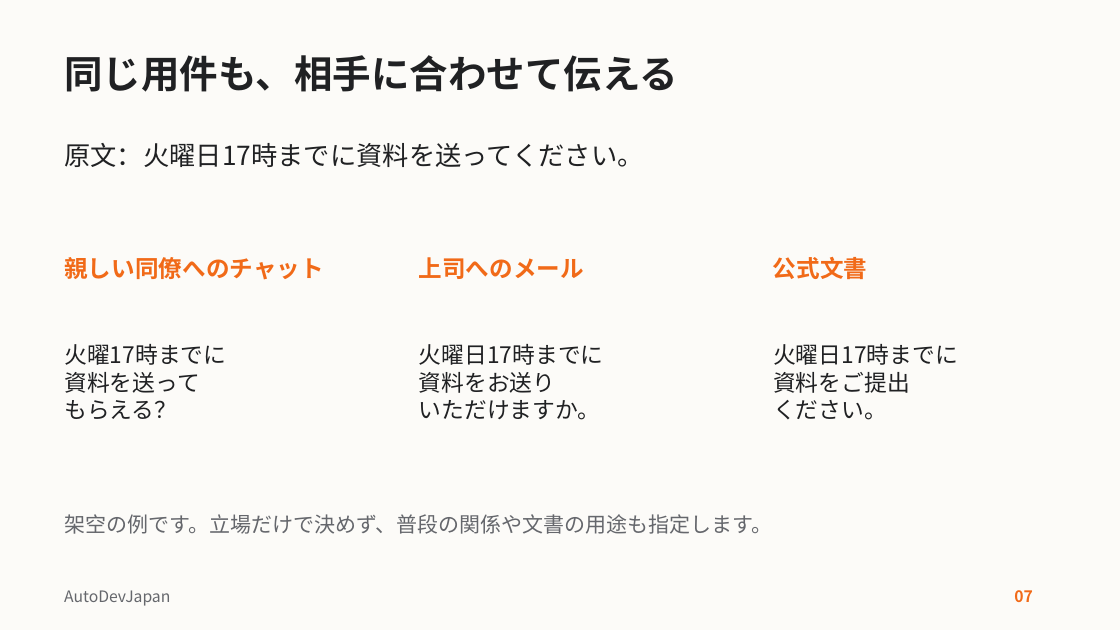
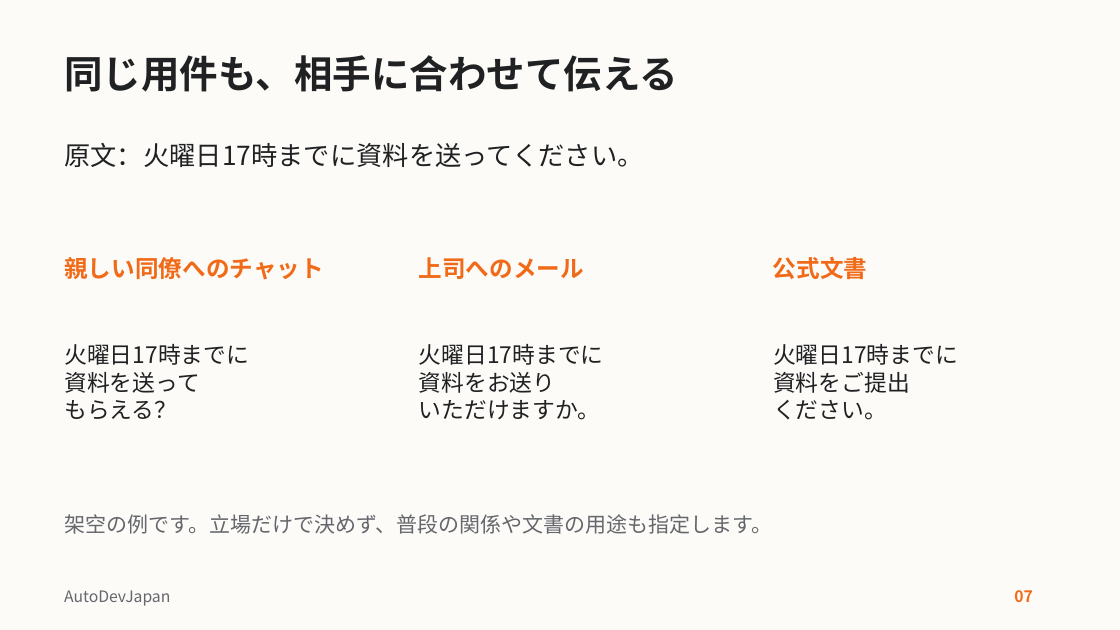
Before and after one commit to AutoDevJapan/GoDD-Unslop, a slide deck: slide 7 of docs/templates/adj-slide-template.pptx. Drawn at 1120x630 pixels with LibreOffice and Linux fonts; fonts in the diff are those of the drawing. Boxes give left, top, right and bottom in pixels: in the first picture for what was removed or moved away, otherwise in the second. Text is boxed around its words. In the diff, an @@ line names an element or a change of style, - is before the commit and + after.

```diff
--- a/docs/templates/adj-slide-template.pptx
+++ b/docs/templates/adj-slide-template.pptx
@@ text at [64, 344, 249, 365]: text changed @@
-火曜17時までに
+火曜日17時までに
```
Also in this commit, not shown: 2 other files.
